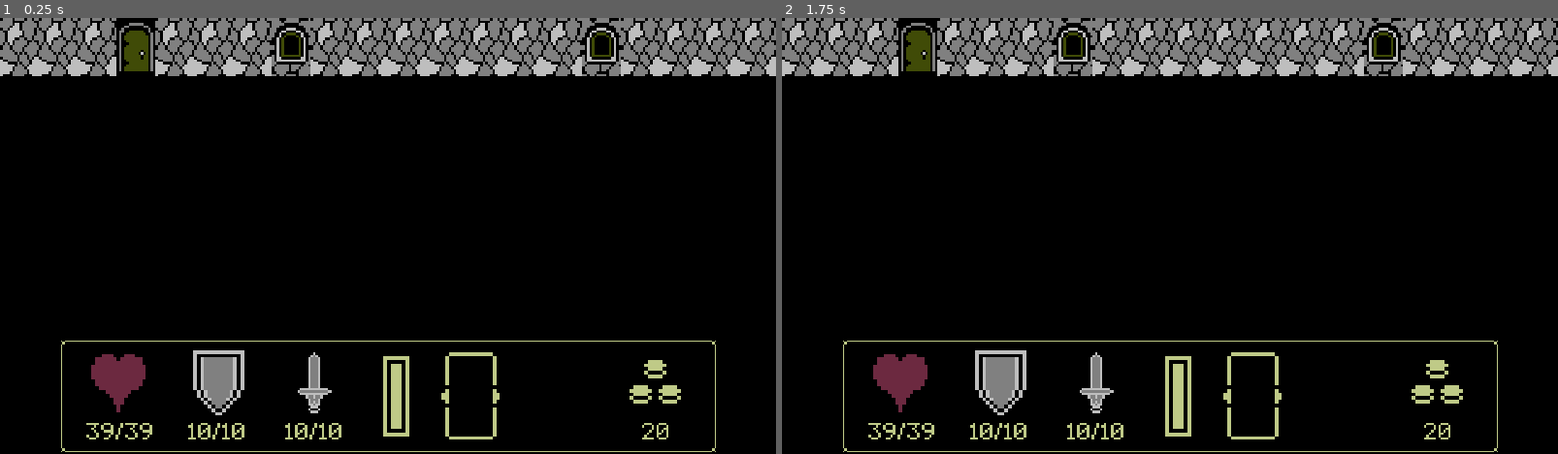
Above: before the commit, frames 1-2 (left to right).
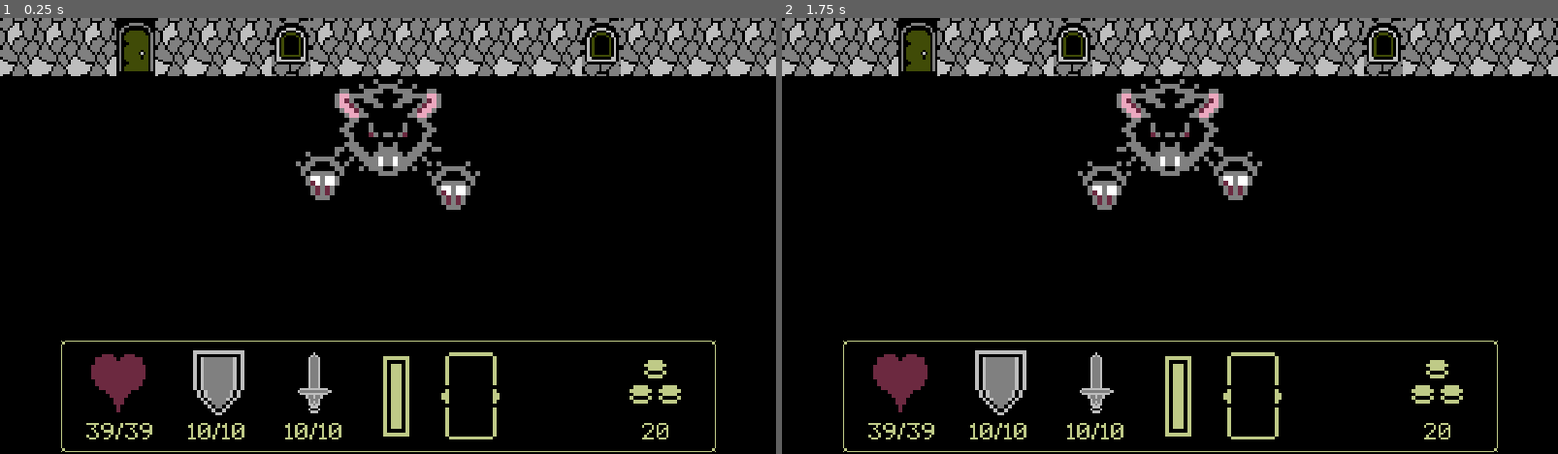
Above: after the commit, the same moments.

Repository: ChrisGlenn/tdaci
Game: Godot game, scene res://Scenes/Battleground/battleground.tscn
Two runs of this game, one before a commit and one after it. Both use one fixed random seed, a clock stepped at 60 frames per second and the inputs below. The project has no main scene, so this scene is started directly.
Inputs:
- Up to frame 1 (0.25 s): no input
- Up to frame 2 (1.75 s): tap Enter at 0.5 s; hold Right (ci_RIGHT) 0.53-1.28 s; tap End (ci_END) at 0.6, 1.35 s; hold Down (ci_DOWN) from 1.28 s (still down)

The runs differ from the first frame. In frame 1, 2.0% of the frame differs, in the area x 38-62%, y 14-44%; in frame 2, 2.0%.

Commit message:
8/24/2024 MIDNIGHT

Diff:
--- a/Scenes/Battlers/Rat/rat_battler.gd
+++ b/Scenes/Battlers/Rat/rat_battler.gd
@@ -2,6 +2,8 @@
 # THE RAT!!
 # a rat enemy that just does basic attacks and blocks some incoming attacks
 # this is the first enemy of the game and does minimal damage
+@onready var RAT_ANIM = $Animation_Rat
+@onready var RNG = RandomNumberGenerator.new()
 @export var hit_points : int = 50 # rat's hit points
 @export var defense : int = 20 # rat's defense points
 @export var rat_state_timer : int = 60 # every time this hits zero the rat will check and see it's next move
@@ -9,7 +11,7 @@
 
 
 func _ready():
-    pass
+    RNG.randomize() # seed random
 
 func _process(delta):
     rat_ai(delta)
@@ -21,4 +23,6 @@
     # what the next best move is. The rat will also respond, possibly, to the player's attacks based on whether they
     # were just hit. The rat is a 'dumb' enemy so it's blocking isn't really refined.
     # check the rat state
-    pass
+    if RAT_STATE == "IDLE":
+        # the rat is idle meaning it's waiting for the player to move
+        RAT_ANIM.play("idle") # play the idle animation
--- a/Scenes/Battlers/Rat/rat_battler.tscn
+++ b/Scenes/Battlers/Rat/rat_battler.tscn
@@ -1,6 +1,254 @@
-[gd_scene load_steps=2 format=3 uid="uid://cyskcohjw8w28"]
+[gd_scene load_steps=13 format=3 uid="uid://cyskcohjw8w28"]
 
 [ext_resource type="Script" path="res://Scenes/Battlers/Rat/rat_battler.gd" id="1_vrbo1"]
+[ext_resource type="Texture2D" uid="uid://d27ihpj7bajxv" path="res://Sprites/Battlers/Rat_Battler_Head.png" id="2_g5t8h"]
+[ext_resource type="Texture2D" uid="uid://ce82djlpgoc18" path="res://Sprites/Battlers/Rat_Claw.png" id="3_x3jnf"]
+
+[sub_resource type="RectangleShape2D" id="RectangleShape2D_2pgh1"]
+size = Vector2(64, 64)
+
+[sub_resource type="RectangleShape2D" id="RectangleShape2D_8njob"]
+size = Vector2(32, 32)
+
+[sub_resource type="RectangleShape2D" id="RectangleShape2D_rgcdv"]
+size = Vector2(32, 32)
+
+[sub_resource type="Animation" id="Animation_5ubux"]
+resource_name = "idle"
+loop_mode = 1
+tracks/0/type = "value"
+tracks/0/imported = false
+tracks/0/enabled = true
+tracks/0/path = NodePath("Rat_Head/RH_Sprite:frame")
+tracks/0/interp = 1
+tracks/0/loop_wrap = true
+tracks/0/keys = {
+"times": PackedFloat32Array(0),
+"transitions": PackedFloat32Array(1),
+"update": 1,
+"values": [0]
+}
+tracks/1/type = "value"
+tracks/1/imported = false
+tracks/1/enabled = true
+tracks/1/path = NodePath("Rat_Claw_Left:position")
+tracks/1/interp = 1
+tracks/1/loop_wrap = true
+tracks/1/keys = {
+"times": PackedFloat32Array(0, 0.5),
+"transitions": PackedFloat32Array(1, 1),
+"update": 1,
+"values": [Vector2(-54, 40), Vector2(-54, 48)]
+}
+tracks/2/type = "value"
+tracks/2/imported = false
+tracks/2/enabled = true
+tracks/2/path = NodePath("Rat_Claw_Right:position")
+tracks/2/interp = 1
+tracks/2/loop_wrap = true
+tracks/2/keys = {
+"times": PackedFloat32Array(0, 0.5),
+"transitions": PackedFloat32Array(1, 1),
+"update": 1,
+"values": [Vector2(54, 48), Vector2(54, 40)]
+}
+
+[sub_resource type="Animation" id="Animation_ydtmn"]
+length = 0.001
+tracks/0/type = "value"
+tracks/0/imported = false
+tracks/0/enabled = true
+tracks/0/path = NodePath("Rat_Head/RH_Sprite:frame")
+tracks/0/interp = 1
+tracks/0/loop_wrap = true
+tracks/0/keys = {
+"times": PackedFloat32Array(0),
+"transitions": PackedFloat32Array(1),
+"update": 1,
+"values": [0]
+}
+tracks/1/type = "value"
+tracks/1/imported = false
+tracks/1/enabled = true
+tracks/1/path = NodePath("Rat_Claw_Left:position")
+tracks/1/interp = 1
+tracks/1/loop_wrap = true
+tracks/1/keys = {
+"times": PackedFloat32Array(0),
+"transitions": PackedFloat32Array(1),
+"update": 0,
+"values": [Vector2(-54, 40)]
+}
+tracks/2/type = "value"
+tracks/2/imported = false
+tracks/2/enabled = true
+tracks/2/path = NodePath("Rat_Claw_Right:position")
+tracks/2/interp = 1
+tracks/2/loop_wrap = true
+tracks/2/keys = {
+"times": PackedFloat32Array(0),
+"transitions": PackedFloat32Array(1),
+"update": 0,
+"values": [Vector2(54, 48)]
+}
+
+[sub_resource type="Animation" id="Animation_wnqip"]
+resource_name = "hit"
+length = 0.3
+tracks/0/type = "value"
+tracks/0/imported = false
+tracks/0/enabled = true
+tracks/0/path = NodePath("Rat_Head/RH_Sprite:frame")
+tracks/0/interp = 1
+tracks/0/loop_wrap = true
+tracks/0/keys = {
+"times": PackedFloat32Array(0, 0.1),
+"transitions": PackedFloat32Array(1, 1),
+"update": 1,
+"values": [1, 2]
+}
+tracks/1/type = "value"
+tracks/1/imported = false
+tracks/1/enabled = true
+tracks/1/path = NodePath("Rat_Claw_Left:position")
+tracks/1/interp = 1
+tracks/1/loop_wrap = true
+tracks/1/keys = {
+"times": PackedFloat32Array(0),
+"transitions": PackedFloat32Array(1),
+"update": 1,
+"values": [Vector2(-30, 40)]
+}
+tracks/2/type = "value"
+tracks/2/imported = false
+tracks/2/enabled = true
+tracks/2/path = NodePath("Rat_Claw_Right:position")
+tracks/2/interp = 1
+tracks/2/loop_wrap = true
+tracks/2/keys = {
+"times": PackedFloat32Array(0),
+"transitions": PackedFloat32Array(1),
+"update": 0,
+"values": [Vector2(30, 40)]
+}
+
+[sub_resource type="Animation" id="Animation_d52w8"]
+resource_name = "block"
+tracks/0/type = "value"
+tracks/0/imported = false
+tracks/0/enabled = true
+tracks/0/path = NodePath("Rat_Head/RH_Sprite:frame")
+tracks/0/interp = 1
+tracks/0/loop_wrap = true
+tracks/0/keys = {
+"times": PackedFloat32Array(0),
+"transitions": PackedFloat32Array(1),
+"update": 1,
+"values": [3]
+}
+tracks/1/type = "value"
+tracks/1/imported = false
+tracks/1/enabled = true
+tracks/1/path = NodePath("Rat_Claw_Right:position")
+tracks/1/interp = 1
+tracks/1/loop_wrap = true
+tracks/1/keys = {
+"times": PackedFloat32Array(0.0333333),
+"transitions": PackedFloat32Array(1),
+"update": 1,
+"values": [Vector2(22, 40)]
+}
+tracks/2/type = "value"
+tracks/2/imported = false
+tracks/2/enabled = true
+tracks/2/path = NodePath("Rat_Claw_Left:position")
+tracks/2/interp = 1
+tracks/2/loop_wrap = true
+tracks/2/keys = {
+"times": PackedFloat32Array(0.0333333),
+"transitions": PackedFloat32Array(1),
+"update": 1,
+"values": [Vector2(-22, 40)]
+}
+
+[sub_resource type="Animation" id="Animation_uwiy6"]
+resource_name = "attack_left"
+tracks/0/type = "value"
+tracks/0/imported = false
+tracks/0/enabled = true
+tracks/0/path = NodePath("Rat_Head/RH_Sprite:frame")
+tracks/0/interp = 1
+tracks/0/loop_wrap = true
+tracks/0/keys = {
+"times": PackedFloat32Array(0),
+"transitions": PackedFloat32Array(1),
+"update": 1,
+"values": [3]
+}
+tracks/1/type = "value"
+tracks/1/imported = false
+tracks/1/enabled = true
+tracks/1/path = NodePath("Rat_Claw_Left:position")
+tracks/1/interp = 1
+tracks/1/loop_wrap = true
+tracks/1/keys = {
+"times": PackedFloat32Array(0),
+"transitions": PackedFloat32Array(1),
+"update": 0,
+"values": [Vector2(-54, 24)]
+}
+
+[sub_resource type="AnimationLibrary" id="AnimationLibrary_dyk4v"]
+_data = {
+"RESET": SubResource("Animation_ydtmn"),
+"attack_left": SubResource("Animation_uwiy6"),
+"block": SubResource("Animation_d52w8"),
+"hit": SubResource("Animation_wnqip"),
+"idle": SubResource("Animation_5ubux")
+}
 
 [node name="Rat_Battler" type="Node2D"]
 script = ExtResource("1_vrbo1")
+metadata/_edit_group_ = true
+
+[node name="Rat_Head" type="Area2D" parent="."]
+
+[node name="RH_Sprite" type="Sprite2D" parent="Rat_Head"]
+texture_filter = 1
+scale = Vector2(4, 4)
+texture = ExtResource("2_g5t8h")
+hframes = 5
+
+[node name="RH_Coll_Shape" type="CollisionShape2D" parent="Rat_Head"]
+shape = SubResource("RectangleShape2D_2pgh1")
+
+[node name="Rat_Claw_Left" type="Area2D" parent="."]
+position = Vector2(-54, 40)
+
+[node name="Rat_Claw_L_Sprite" type="Sprite2D" parent="Rat_Claw_Left"]
+texture_filter = 1
+position = Vector2(0, -2)
+scale = Vector2(4, 4)
+texture = ExtResource("3_x3jnf")
+flip_h = true
+
+[node name="Rat_Claw_L_Coll_Shape" type="CollisionShape2D" parent="Rat_Claw_Left"]
+shape = SubResource("RectangleShape2D_8njob")
+
+[node name="Rat_Claw_Right" type="Area2D" parent="."]
+position = Vector2(54, 48)
+
+[node name="Rat_Claw_R_Sprite" type="Sprite2D" parent="Rat_Claw_Right"]
+texture_filter = 1
+position = Vector2(0, -2)
+scale = Vector2(4, 4)
+texture = ExtResource("3_x3jnf")
+flip_h = true
+
+[node name="Rat_Claw_R_Coll_Shape" type="CollisionShape2D" parent="Rat_Claw_Right"]
+shape = SubResource("RectangleShape2D_rgcdv")
+
+[node name="Animation_Rat" type="AnimationPlayer" parent="."]
+libraries = {
+"": SubResource("AnimationLibrary_dyk4v")
+}
--- a/project.godot
+++ b/project.godot
@@ -24,6 +24,7 @@
 
 window/size/viewport_width=640
 window/size/viewport_height=360
+window/size/mode=2
 window/size/window_width_override=1280
 window/size/window_height_override=720
 window/stretch/mode="viewport"
